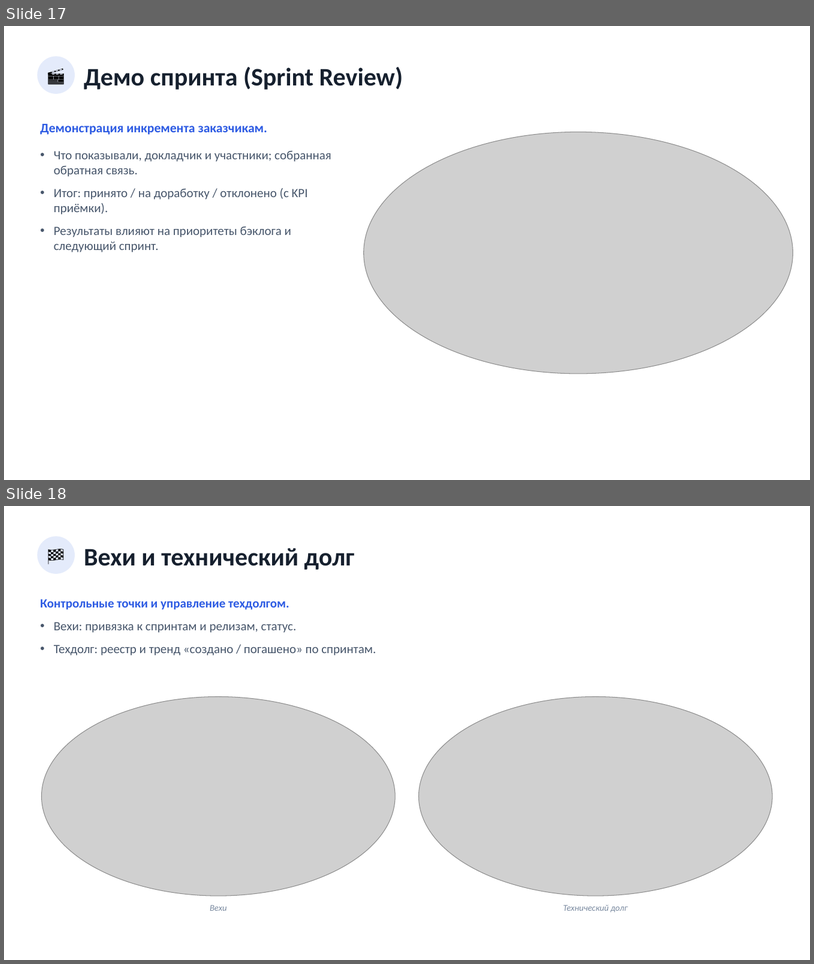
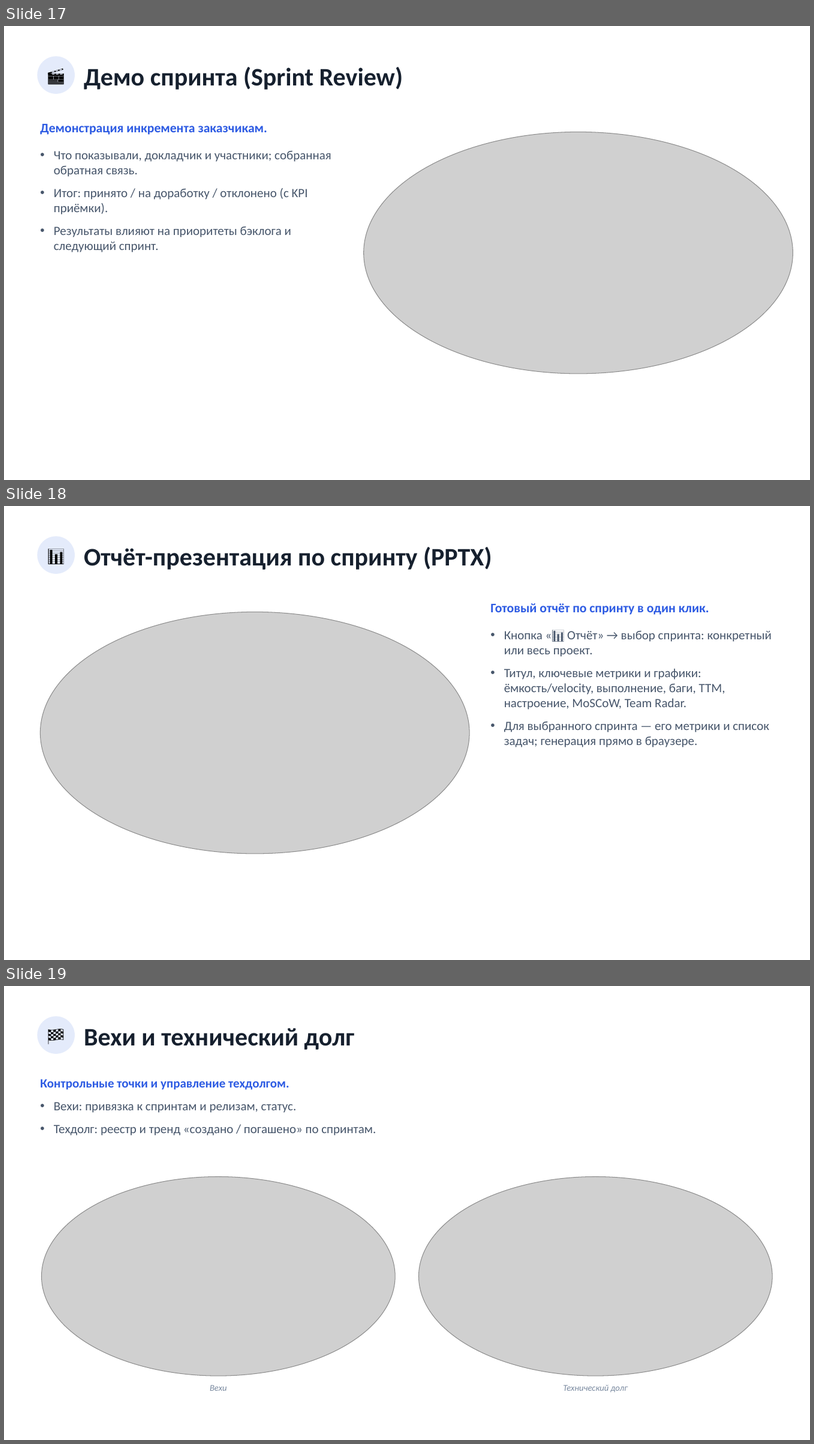
Before and after one commit to neoandrey1985/Planirovanie, a slide deck: Презентация_приложения.pptx. Shown one above the other, each under a label of ours: slides 17 and 18 before the commit, slides 17, 18 and 19 after it. The pictures are 814x964 and 814x1444 pixels, drawn with LibreOffice and Linux fonts; fonts in the diff are those of the drawing; grey boxes stand for pictures. Boxes give left, top, right and bottom in pixels: in the first picture for what was removed or moved away, otherwise in the second. Text is boxed around its words. In the diff, an @@ line names an element or a change of style, - is before the commit and + after.

```diff
--- a/Презентация_приложения.pptx
+++ b/Презентация_приложения.pptx
@@ slide 18 added at [4, 506, 810, 960], background #FFFFFF @@
@@ ellipse added at [37, 536, 75, 574], fill #E4EBFB @@
@@ text added at [37, 536, 75, 574], 20 pt, text #000000 @@
+📊
@@ text added at [84, 547, 492, 570], 30 pt, text #16202E, bold @@
+Отчёт-презентация по спринту (PPTX)
@@ picture added at [40, 612, 470, 853] @@
@@ text added at [491, 603, 710, 615], 15.5 pt, text #2D5BE3, bold @@
+Готовый отчёт по спринту в один клик.
@@ text added at [504, 631, 772, 747], 15 pt, text #47566B @@
+• Кнопка «📊 Отчёт» → выбор спринта: конкретный или весь проект.
+• Титул, ключевые метрики и графики: ёмкость/velocity, выполнение, баги, TTM, настроение, MoSCoW, Team Radar.
+• Для выбранного спринта — его метрики и список задач; генерация прямо в браузере.
@@ what was slide 18 is now slide 19 @@
```
Also in this commit, not shown: 1 slide changed, 6 other files.
